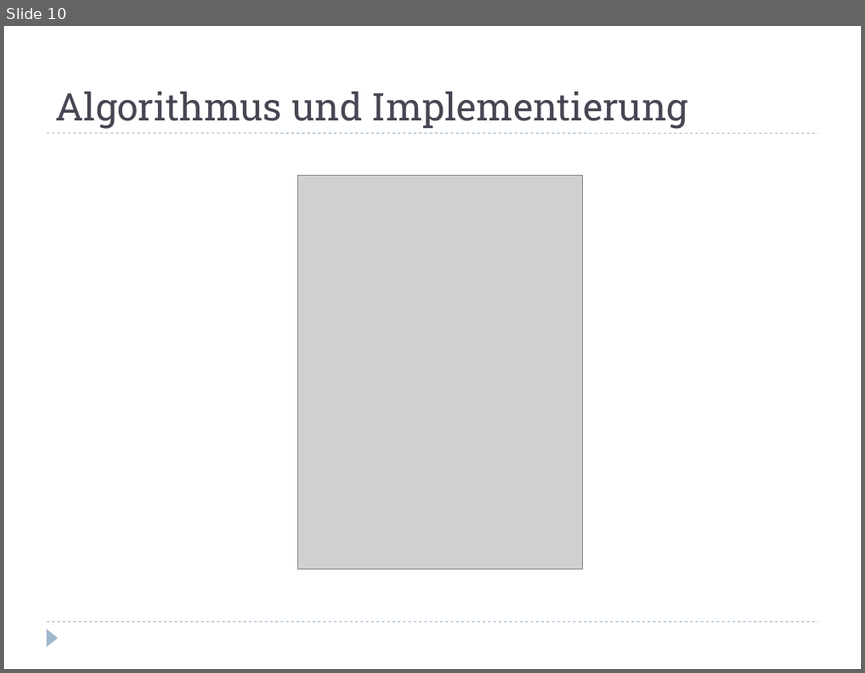
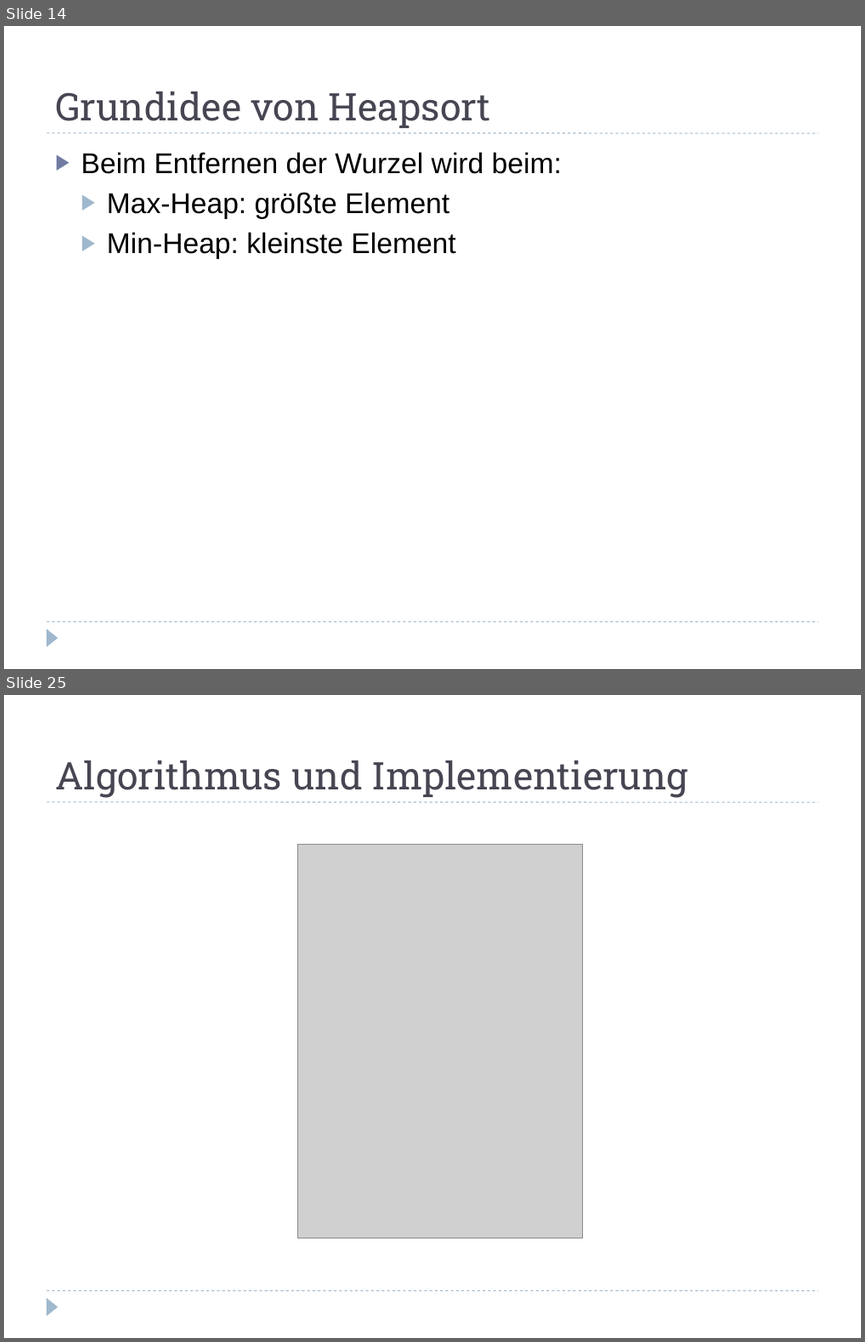
Before and after one commit to hienng/Heapsort, a slide deck: Sortieren mit Halde.odp. Shown one above the other, each under a label of ours: slide 10 before the commit, slides 14 and 25 after it; the slides between them are not shown. The pictures are 865x673 and 865x1342 pixels, drawn with LibreOffice and Linux fonts; fonts in the diff are those of the drawing; grey boxes stand for pictures. Boxes give left, top, right and bottom in pixels: in the first picture for what was removed or moved away, otherwise in the second. Text is boxed around its words. In the diff, an @@ line names an element or a change of style, - is before the commit and + after.

```diff
--- a/Sortieren mit Halde.odp
+++ b/Sortieren mit Halde.odp
@@ slide 14 added at (x1=4, y1=26, x2=861, y2=669), background #FFFFFF; not listed: 3 template elements that a slide beside it also shows @@
@@ title added at (x1=55, y1=91, x2=491, y2=128), 32 pt, text #464653 @@
+Grundidee von Heapsort
@@ text added at (x1=81, y1=152, x2=562, y2=259), 24 pt, text #000000 @@
+▶ Beim Entfernen der Wurzel wird beim:
+  ▶ Max-Heap: größte Element
+  ▶ Min-Heap: kleinste Element
@@ what was slide 10 is now slide 25 @@
```
Also in this commit, not shown: 14 slides changed, 11 other slides added, 2 other files.
